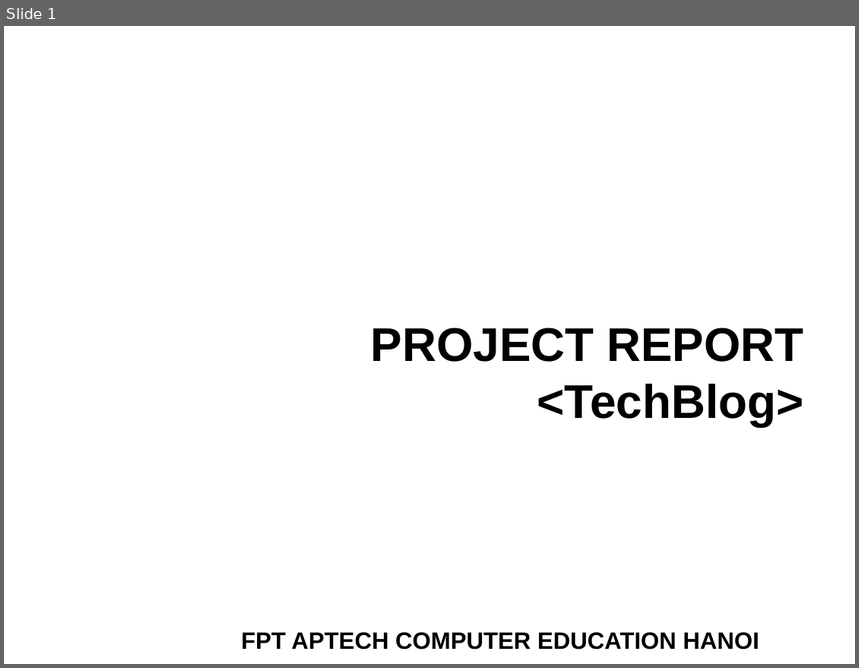
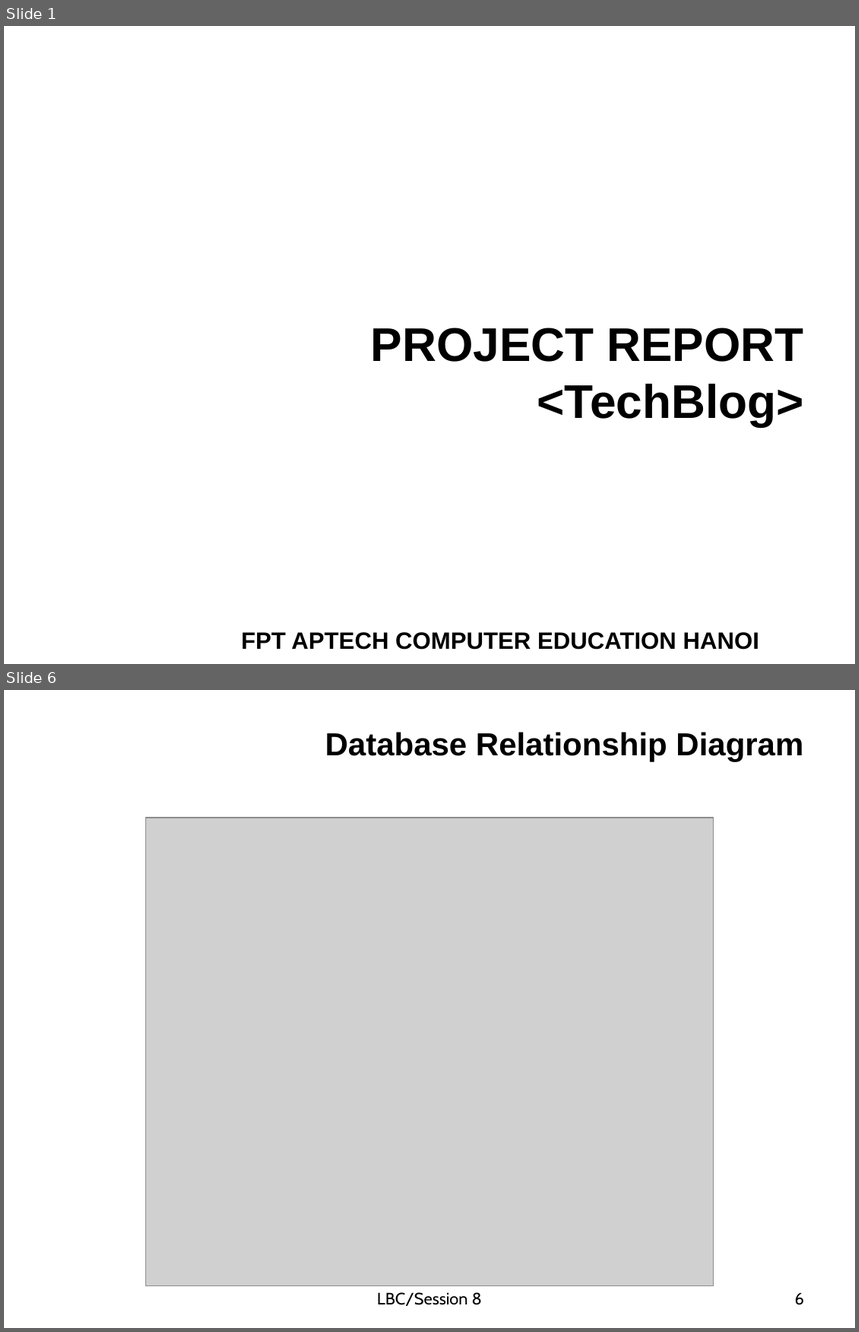
Before and after one commit to mrtienthinh/T1804E-Project-Laravel, a slide deck: Report/Slide.ppt. Shown one above the other, each under a label of ours: slide 1 before the commit, slides 1 and 6 after it; the slides between them are not shown. The pictures are 859x668 and 859x1332 pixels, drawn with LibreOffice and Linux fonts; fonts in the diff are those of the drawing; grey boxes stand for pictures; background and template pictures are left out. Boxes give left, top, right and bottom in pixels: in the first picture for what was removed or moved away, otherwise in the second. Text is boxed around its words. In the diff, an @@ line names an element or a change of style, - is before the commit and + after.

```diff
--- a/Report/Slide.ppt
+++ b/Report/Slide.ppt
@@ slide 6 added at (4,690,855,1328), background #FFFFFF @@
@@ title added at (325,732,804,761), 27 pt, text #000000, bold @@
+Database Relationship Diagram
@@ picture added at (146,818,714,1287) @@
@@ text added at (377,1293,482,1306), 14 pt, text #000000 @@
+LBC/Session 8
@@ page number added at (795,1293,804,1306), 14 pt, text #000000 @@
+6
```
Also in this commit, not shown: 3 slides changed, 1 other slide added, 2 other files.
